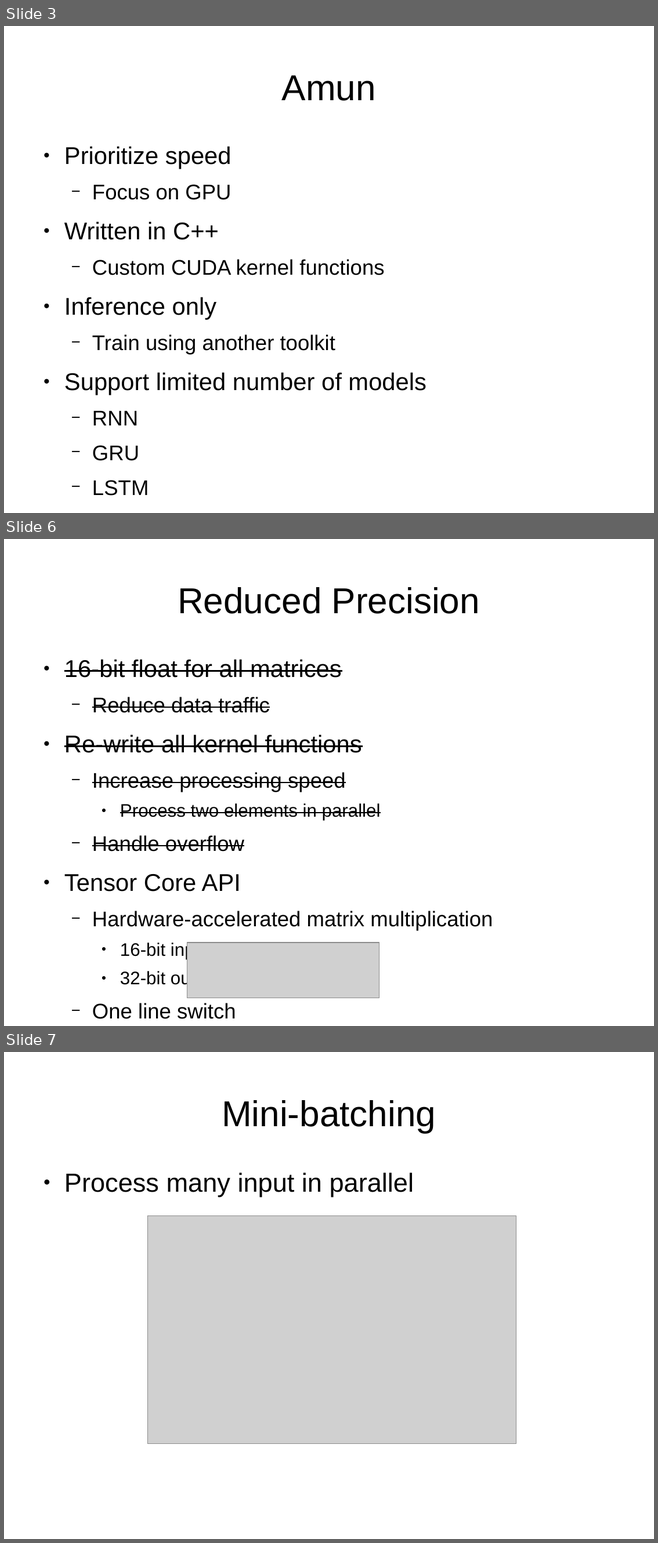
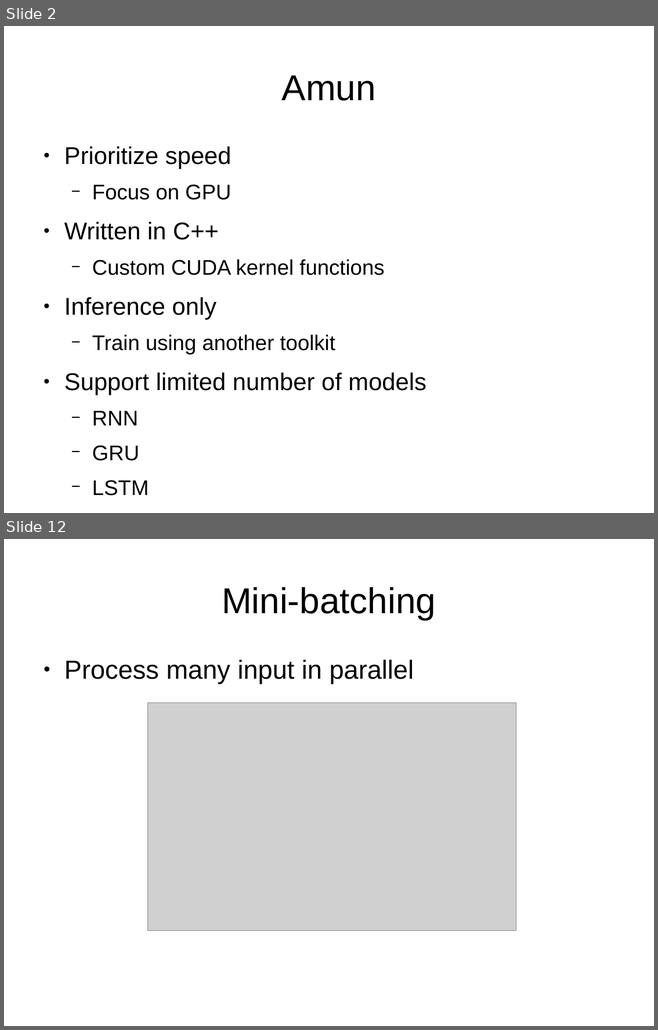
Before and after one commit to hieuhoang/papers, a slide deck: ms.2019/nmt.odp. Shown one above the other, each under a label of ours: slides 3, 6 and 7 before the commit, slides 2 and 12 after it; the slides between them are not shown. The pictures are 658x1543 and 658x1030 pixels, drawn with LibreOffice and Linux fonts; fonts in the diff are those of the drawing; grey boxes stand for pictures. Boxes give left, top, right and bottom in pixels: in the first picture for what was removed or moved away, otherwise in the second. Text is boxed around its words. In the diff, an @@ line names an element or a change of style, - is before the commit and + after.

```diff
--- a/ms.2019/nmt.odp
+++ b/ms.2019/nmt.odp
@@ slide 6 removed at [4,539,654,1026], background #FFFFFF @@
@@ title removed at [177,587,480,614] @@
-Reduced Precision
@@ text removed at [64,659,492,1019] @@
-● 16-bit float for all matrices
-  − Reduce data traffic
-● Re-write all kernel functions
-  − Increase processing speed
-    ● Process two elements in parallel
-  − Handle overflow
-● Tensor Core API
-  − Hardware-accelerated matrix multiplication
-    ● 16-bit input
-    ● 32-bit output
-  − One line switch
@@ picture removed at [187,943,379,998] @@
@@ what was slide 3 is now slide 2 @@
@@ what was slide 7 is now slide 12 @@
```
Also in this commit, not shown: 5 slides changed, 1 slide added, 2 other slides removed.
